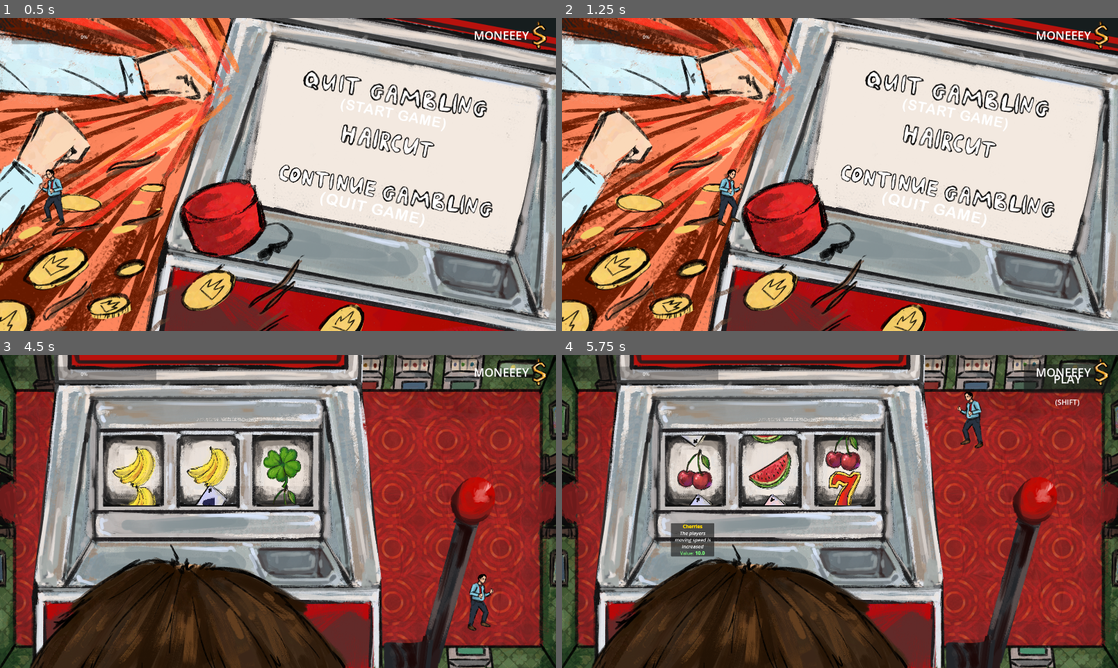
Above: before the commit, frames 1-4 (two rows, left to right).
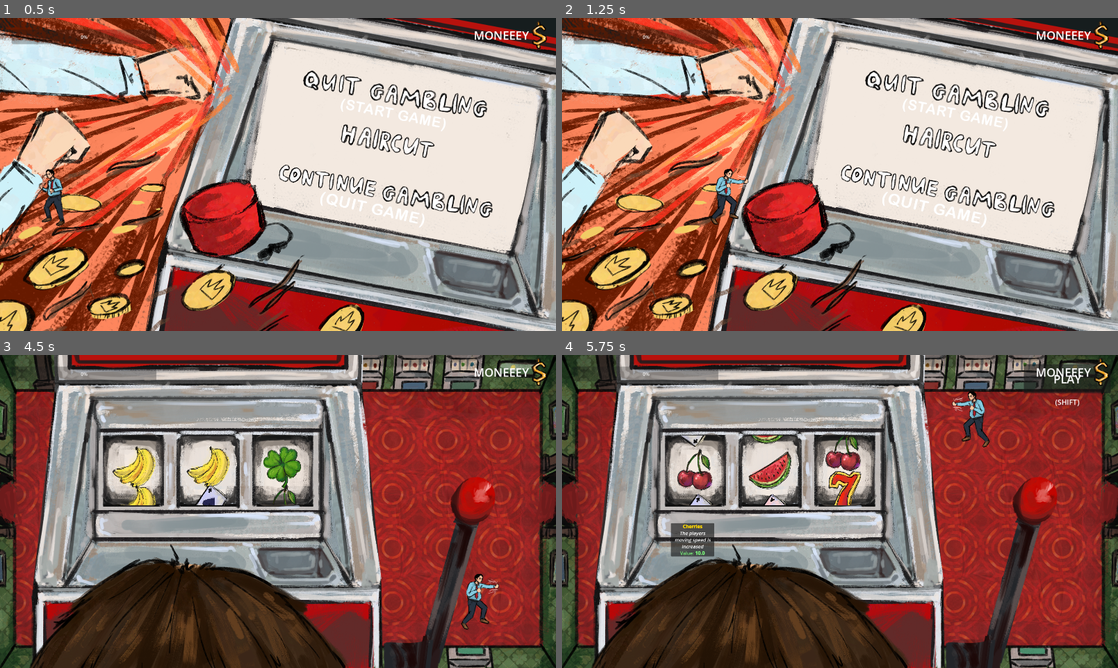
Above: after the commit, the same moments.

Repository: Rionit/GDS-Jam-2025
Game: Godot game, scene res://scenes/MainMenu.tscn
Same seed, same stepped clock (60 frames per second), same inputs: the game is played once before the commit and once after it. The engine's default icon, where the game draws it, is replaced by a stand-in: a white triangle on a blue panel in a dark square.
Inputs (mouse positions are in pixels of both pictures, inside the frame that each line leads up to):
- Up to frame 1 (0.5 s): no input
- Up to frame 2 (1.25 s): tap Enter at 0.5 s; move the mouse to (962, 158) at 0.52 s; press the mouse at (962, 158) at 0.53 s; hold D (right) from 0.53 s (still down)
- Up to frame 3 (4.5 s): move the mouse to (166, 527) at 1.27 s; release D (right) at 1.28 s; release the mouse at (166, 527) at 1.28 s; hold S (down) 1.28-2 s; click (166, 527) at 1.35 s; click "(SPACE)" at 2 s; click "(SHIFT)" at 2.75 s; tap Space at 3.5 s; move the mouse to (333, 442) at 3.52 s; hold D (right) 3.53-4.28 s; hold Shift (dash) 3.53-4.28 s; click (333, 442) at 3.8 s; move the mouse to (250, 574) at 4.27 s; hold W (up) from 4.28 s (still down); click (250, 574) at 4.35 s
- Up to frame 4 (5.75 s): move the mouse to (1006, 558) at 5.02 s; release W (up) at 5.03 s; press the mouse at (1006, 558) at 5.03 s; hold A (left) from 5.03 s (still down)

Frame 1 is identical in both runs. In frame 2, 0.5% of the frame differs, in the area x 26-34%, y 48-67%; in frame 3, 0.5%, in the area x 82-90%, y 69-89%; in frame 4, 0.5%.

Commit message:
Added proper death for player, added player perk methods

Diff:
--- a/resources/d_player_movement.tres
+++ b/resources/d_player_movement.tres
@@ -8,7 +8,7 @@
 texture = ExtResource("2_i5nuc")
 perk_name = "Banana"
 is_buff = false
-value = -10.0
+value = 10.0
 description = "The players moving speed is decreased"
 type = 9
 metadata/_custom_type_script = "uid://bncjx83pyjxhm"
--- a/scripts/Level.gd
+++ b/scripts/Level.gd
@@ -12,7 +12,6 @@
 
 
 @export var min_spawn_interval: float = 0.5
-
 @export var max_spawn_interval: float = 3.0
 
 # [Card, Card, Card, Crane, Crane, SlotMachine]
--- a/scripts/PerkMachine.gd
+++ b/scripts/PerkMachine.gd
@@ -116,8 +116,10 @@
 	if currentNumRolls == 0:
 		currentPrice += 100
 	else:
+		Player.lose_money(currentPrice)
 		currentPrice *= 2
 		current_perk_modifier *= 2
+
 
 	currentNumRolls += 1
 	perks = []
--- a/scripts/PlayerController.gd
+++ b/scripts/PlayerController.gd
@@ -25,9 +25,13 @@
 @export_range(50, 1000)
 var moveSpeed = 50
 
+const MOVE_SPEED_BASE = 50
+
 ## Player's dash speed, in units per second
 @export_range(50,1000)
 var dashSpeed = 1000
+
+const DASH_SPEED_BASE = 1000
 
 ## Duration of the dash taking effect
 @export_range(0,1)
@@ -112,7 +116,7 @@
 
 ## Player's sanity loss
 @export
-var sanityLoss = 10
+var sanityLoss = 30
 
 @onready
 var currentSanity = maxSanity
@@ -132,11 +136,12 @@
 
 ## Cooldown between
 @export_range(0.1, 5)
-var punchCooldown = 1.0
+var punchCooldown = 0.6
+const PUNCH_COOLDOWN_BASE = 0.6
 
 ## Duration of the punch animation
 @export_range(0.1, 2)
-var punchDuration = 0.6
+var punchDuration = 0.4
 
 @export
 var punchTimer : Timer
@@ -157,6 +162,33 @@
 	pressedMoveKeys = []
 	on_balding.connect(PerkMachine.on_balding)
 	defaultPunchAnimLen = animPlayer.get_animation("PunchAnim").length
+
+func reset_perks():
+	moveSpeed = MOVE_SPEED_BASE
+	punchCooldown = PUNCH_COOLDOWN_BASE
+
+func set_perks():
+	var cd_val = 100
+	var move_val = 100
+
+	var b_cooldown = PerkMachine.return_perk(Perk.PerkEnum.B_PLAYER_COOLDOWN)
+	var d_cooldown = PerkMachine.return_perk(Perk.PerkEnum.D_PLAYER_COOLDOWN)
+
+	var b_movement = PerkMachine.return_perk(Perk.PerkEnum.B_PLAYER_MOVEMENT)
+	var d_movement = PerkMachine.return_perk(Perk.PerkEnum.D_PLAYER_MOVEMENT)
+
+	for b_cd_val in b_cooldown:
+		cd_val += b_cd_val * PerkMachine.current_perk_modifier
+	for d_cd_val in d_cooldown:
+		cd_val -= d_cd_val * PerkMachine.current_perk_modifier
+
+	for b_mov_val in b_movement:
+		move_val += b_mov_val * PerkMachine.current_perk_modifier
+	for d_mov_val in d_movement:
+		move_val -= d_mov_val * PerkMachine.current_perk_modifier
+
+	moveSpeed = MOVE_SPEED_BASE * (move_val / 100)
+	punchCooldown = PUNCH_COOLDOWN_BASE * (100 / cd_val)
 
 func _physics_process(delta: float) -> void:
 	if !isDying:
@@ -373,8 +405,15 @@
 	if currentSanity <= 0:
 		baldness += 1
 		if baldness == 4:
+			isDying = true
 			on_death.emit(self)
-			queue_free()
+			animPlayer.stop()
+			animPlayer.play("RESET")
+			animPlayer.queue("HairLossAnim")
+			await animPlayer.animation_changed
+			await animPlayer.animation_finished
+
+			SceneManager.transition_to_scene(SceneManager.MAIN_MENU)
 			pass
 		else:
 			hairlossKnockback.force_shapecast_update()
Not shown: 1 places in scenes/PerkMachine.tscn that only renumber resources
